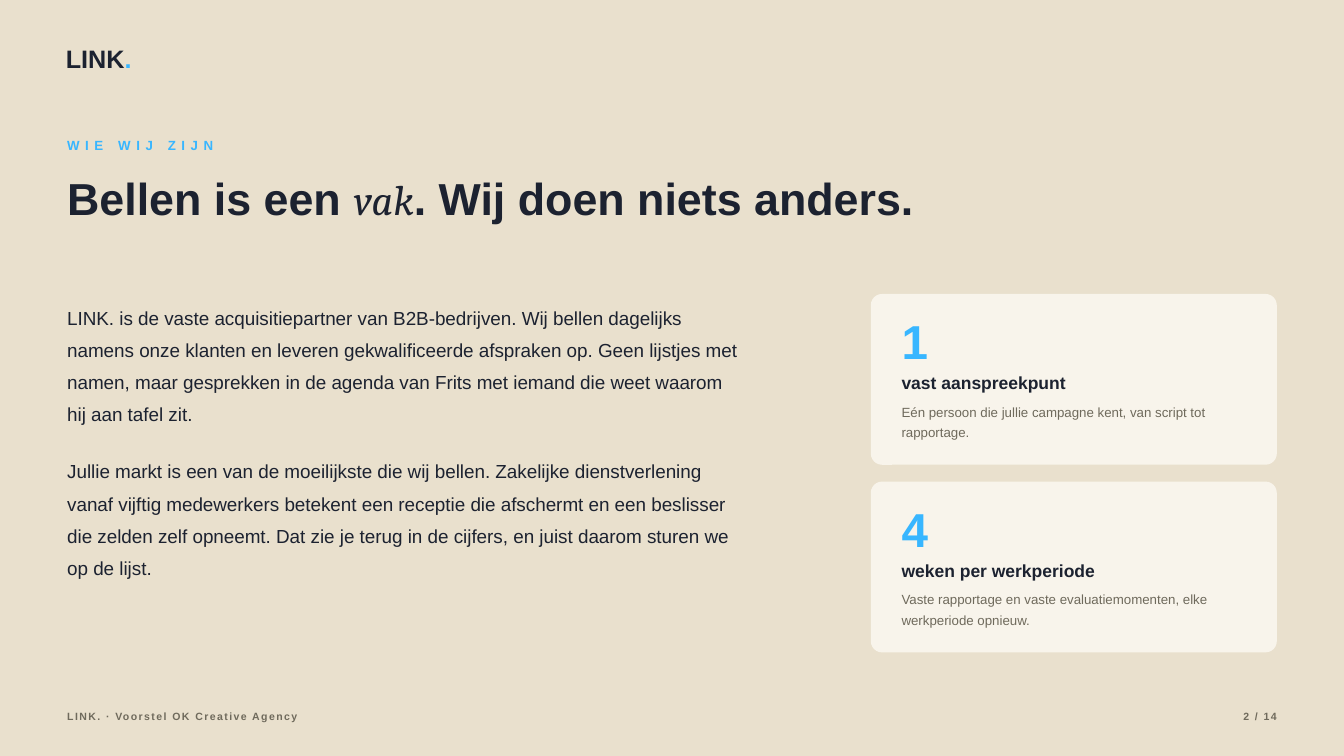
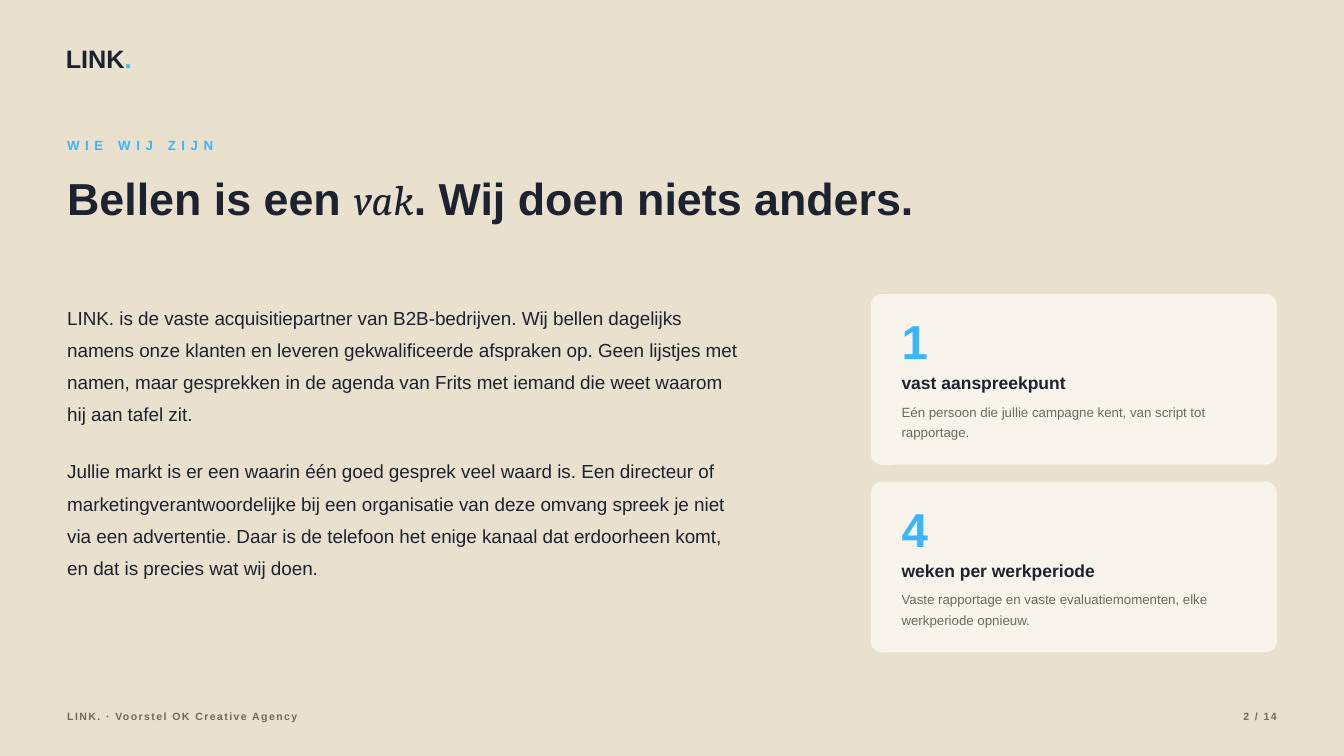
Before and after one commit to hens-lang/Test, a slide deck: slide 2 of output/LINK. voorstel OK Creative Agency.pptx. Drawn at 1344x756 pixels with LibreOffice and Linux fonts; fonts in the diff are those of the drawing. Boxes give left, top, right and bottom in pixels: in the first picture for what was removed or moved away, otherwise in the second. Text is boxed around its words. In the diff, an @@ line names an element or a change of style, - is before the commit and + after.

```diff
--- a/output/LINK. voorstel OK Creative Agency.pptx
+++ b/output/LINK. voorstel OK Creative Agency.pptx
@@ text at (x1=67, y1=464, x2=724, y2=579): text changed @@
-Jullie markt is een van de moeilijkste die wij bellen. Zakelijke dienstverlening vanaf vijftig medewerkers betekent een receptie die afschermt en een beslisser die zelden zelf opneemt. Dat zie je terug in de cijfers, en juist daarom sturen we op de lijst.
+Jullie markt is er een waarin één goed gesprek veel waard is. Een directeur of marketingverantwoordelijke bij een organisatie van deze omvang spreek je niet via een advertentie. Daar is de telefoon het enige kanaal dat erdoorheen komt, en dat is precies wat wij doen.
```
Also in this commit, not shown: 6 other slides changed, 2 slides added, 2 slides removed, 15 other files.
